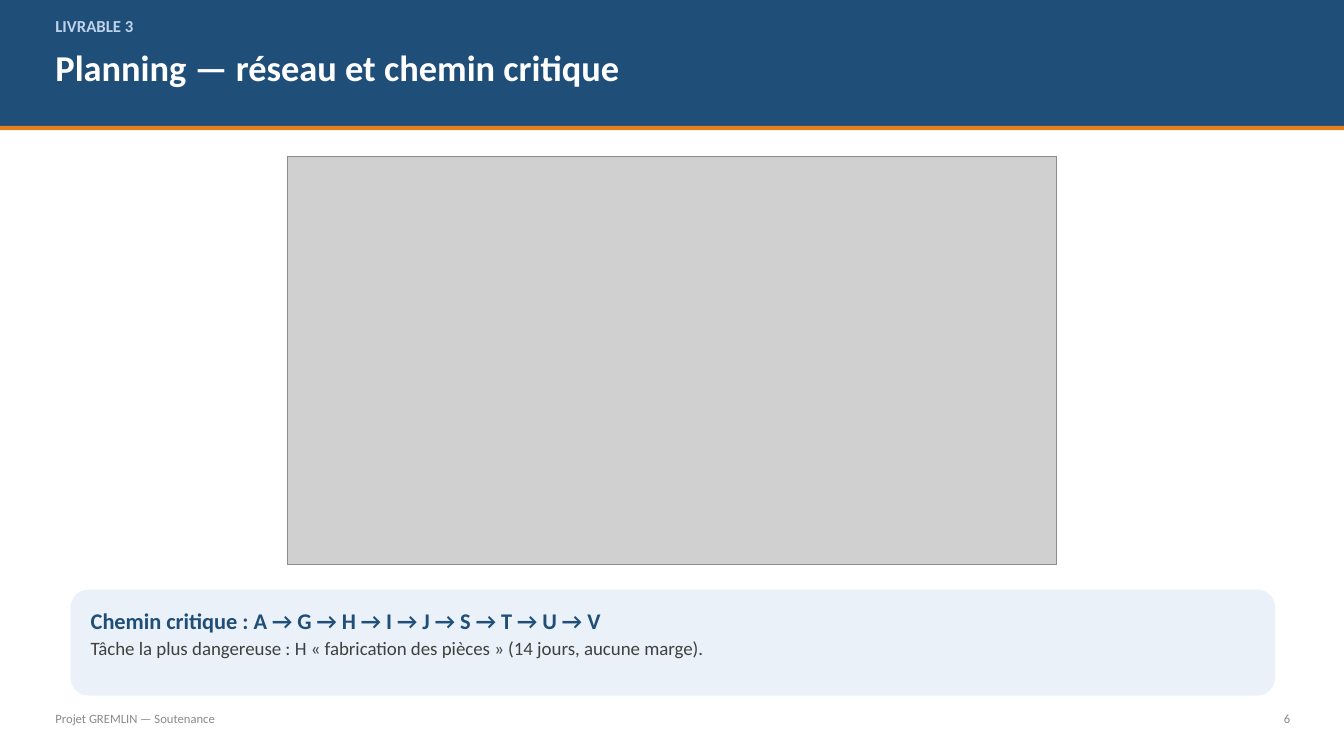
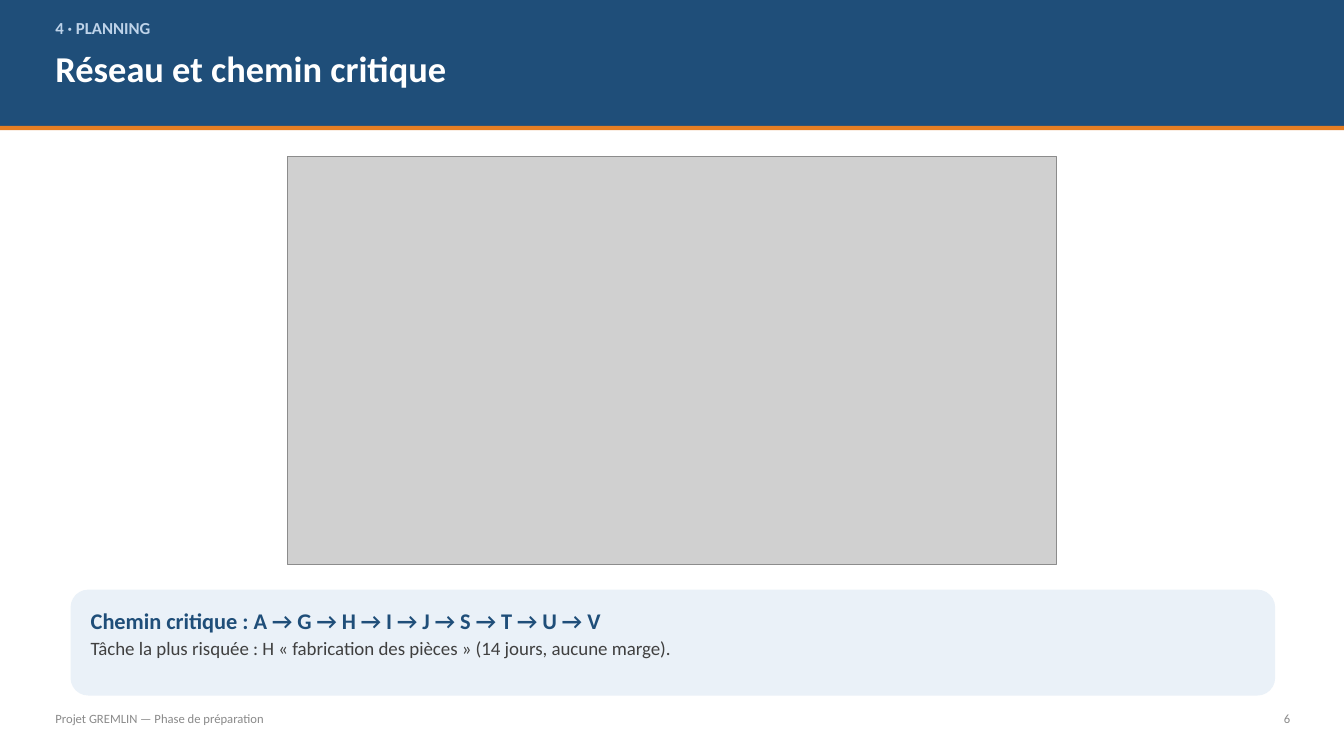
Before and after one commit to guigzT42/licence, a slide deck: slide 7 of Projet_GREMLIN_Presentation.pptx (slide 6 before the commit). Drawn at 1344x756 pixels with LibreOffice and Linux fonts; fonts in the diff are those of the drawing; grey boxes stand for pictures. Boxes give left, top, right and bottom in pixels: in the first picture for what was removed or moved away, otherwise in the second. Text is boxed around its words. In the diff, an @@ line names an element or a change of style, - is before the commit and + after.

```diff
--- a/Projet_GREMLIN_Presentation.pptx
+++ b/Projet_GREMLIN_Presentation.pptx
@@ text at bbox=[55, 23, 150, 34]: text changed @@
-LIVRABLE 3
+4 · PLANNING
@@ text at bbox=[55, 56, 446, 88]: text changed @@
-Planning — réseau et chemin critique
+Réseau et chemin critique
@@ text at bbox=[91, 641, 671, 658]: text changed @@
-Tâche la plus dangereuse : H « fabrication des pièces » (14 jours, aucune marge).
+Tâche la plus risquée : H « fabrication des pièces » (14 jours, aucune marge).
@@ text at bbox=[55, 714, 263, 725]: text changed @@
-Projet GREMLIN — Soutenance
+Projet GREMLIN — Phase de préparation
```
Also in this commit, not shown: 11 other slides changed, 1 slide added, 1 other file.
